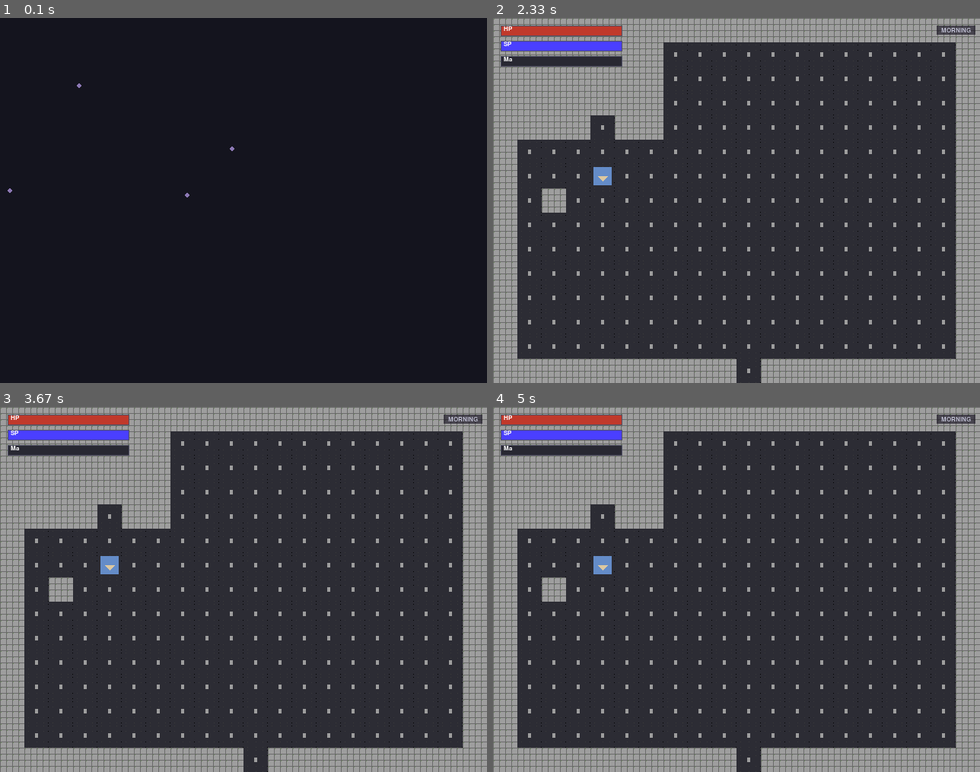
Above: before the commit, frames 1-4 (two rows, left to right).
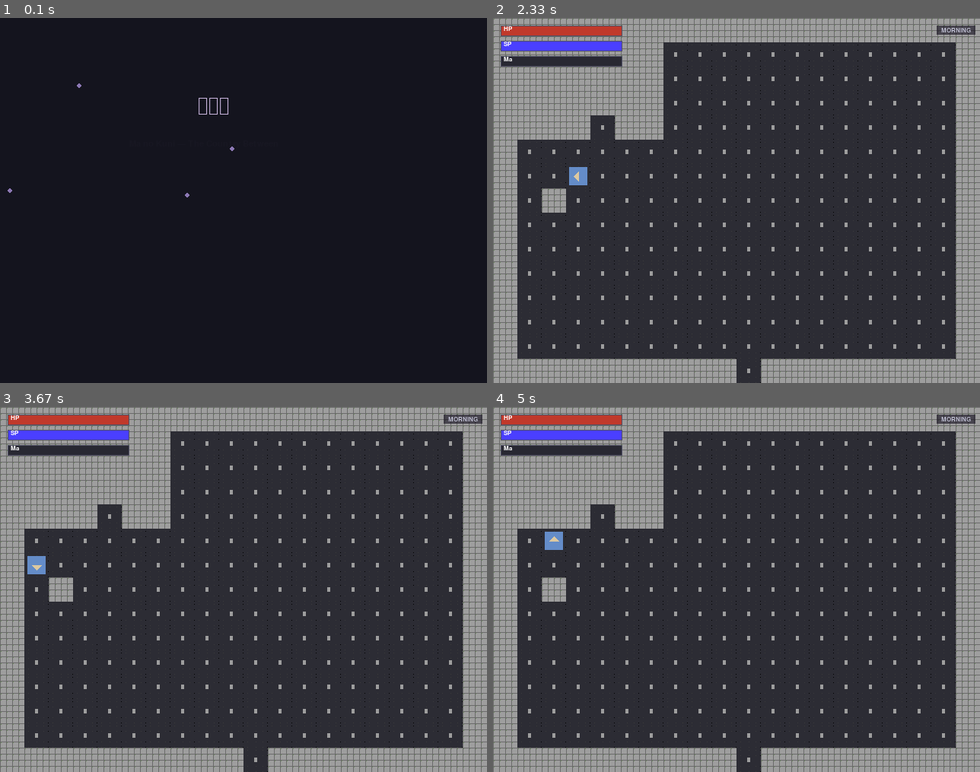
Above: after the commit, the same moments.

Repository: magilemonai/bangled_ocelot
Game: pygame game, started from main.py
Same seed, same stepped clock (60 frames per second), same inputs: the game is played once before the commit and once after it.
Inputs:
- Up to frame 1 (0.1 s): no input
- Up to frame 2 (2.33 s): hold Right 0.33-0.8 s; tap I at 0.83 s; tap Enter at 1.67 s; hold Left from 2 s (still down)
- Up to frame 3 (3.67 s): release Left at 2.53 s; hold Left 2.57-2.97 s; hold Left 3-3.47 s; tap Up at 3.07, 3.37, 3.57 s; hold Up from 3.5 s (still down); tap Down at 3.65 s
- Up to frame 4 (5 s): release Up at 3.8 s; hold Down 3.83-4.13 s; tap Up at 3.9, 4.23, 4.63, 4.97 s; tap Right at 3.98 s; hold Up 4.17-4.53 s; hold Up 4.57-4.87 s; tap Down at 4.72 s; hold Down from 4.9 s (still down)

The runs differ from the first frame. In frame 1, less than 0.1% of the frame differs, in the area x 40-47%, y 21-27%; in frame 2, 0.4%, in the area x 15-25%, y 40-46%; in frame 3, 0.4%; in frame 4, 0.4%.

Commit message:
Fix movement controls and title screen visibility
- ExplorationScene now accepts both move_up/down/left/right (from
  GameLoop input handler) and move_north/south/east/west, fixing
  the broken movement controls
- Title screen now shows the title text immediately instead of
  starting with a 3-second blank dark screen that was easy to
  accidentally skip through

https://claude.ai/code/session_01FmsWWHbM1AzBRMcXV2WQMv

Diff:
--- a/src/engine/scene_manager.py
+++ b/src/engine/scene_manager.py
@@ -189,12 +189,16 @@
 
         movement = self.game.systems.get("movement")
 
-        # Directional movement
+        # Directional movement (accept both cardinal and screen-relative names)
         direction_map = {
             "move_north": "NORTH",
             "move_south": "SOUTH",
             "move_east": "EAST",
             "move_west": "WEST",
+            "move_up": "NORTH",
+            "move_down": "SOUTH",
+            "move_left": "WEST",
+            "move_right": "EAST",
         }
         if action in direction_map and movement is not None:
             from src.exploration.movement import Direction
--- a/src/ui/menus.py
+++ b/src/ui/menus.py
@@ -77,11 +77,11 @@
 
     def __init__(self):
         self.phase: float = 0.0
-        self.title_opacity: float = 0.0
+        self.title_opacity: float = 1.0
         self.subtitle_opacity: float = 0.0
         self.menu_opacity: float = 0.0
         self.blossom_particles: list = []
-        self.state: str = "intro"  # intro, title_reveal, menu_ready
+        self.state: str = "title_reveal"  # intro, title_reveal, menu_ready
 
         self.menu = MenuState(
             menu_type=MenuType.MAIN_MENU,
